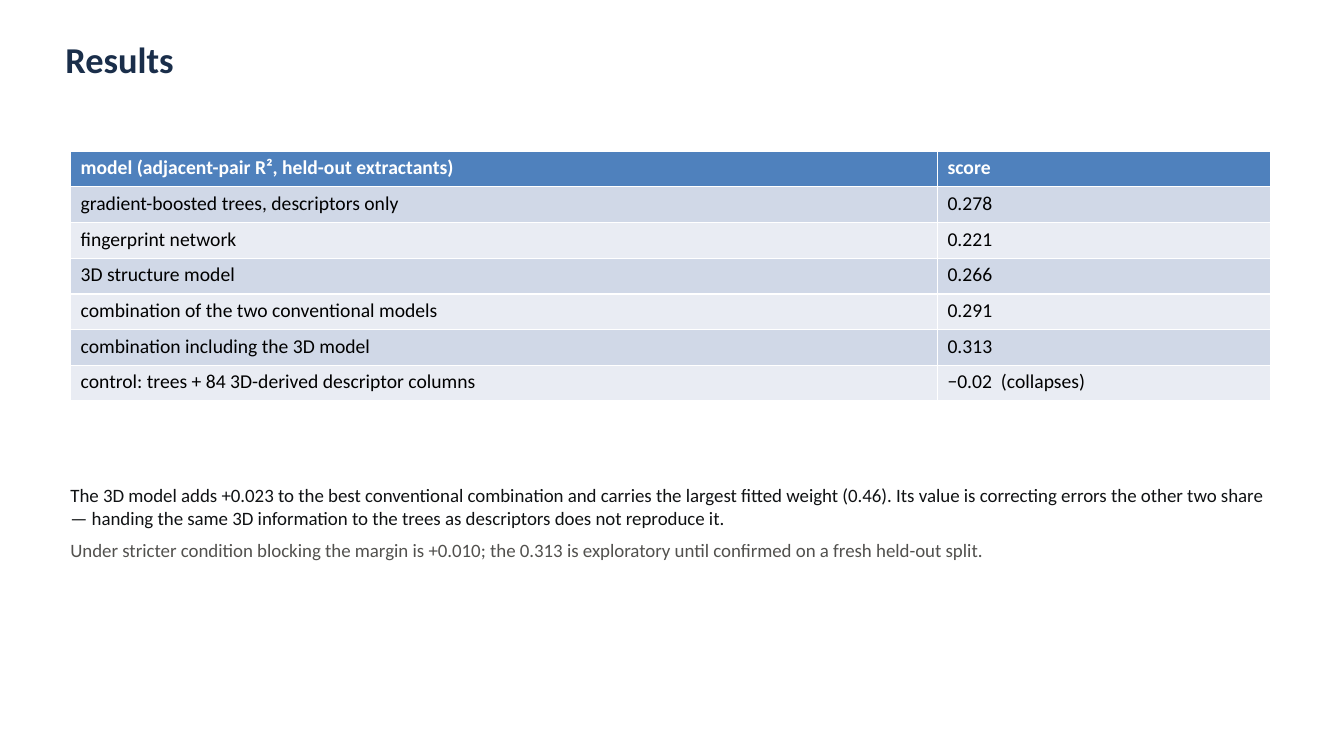
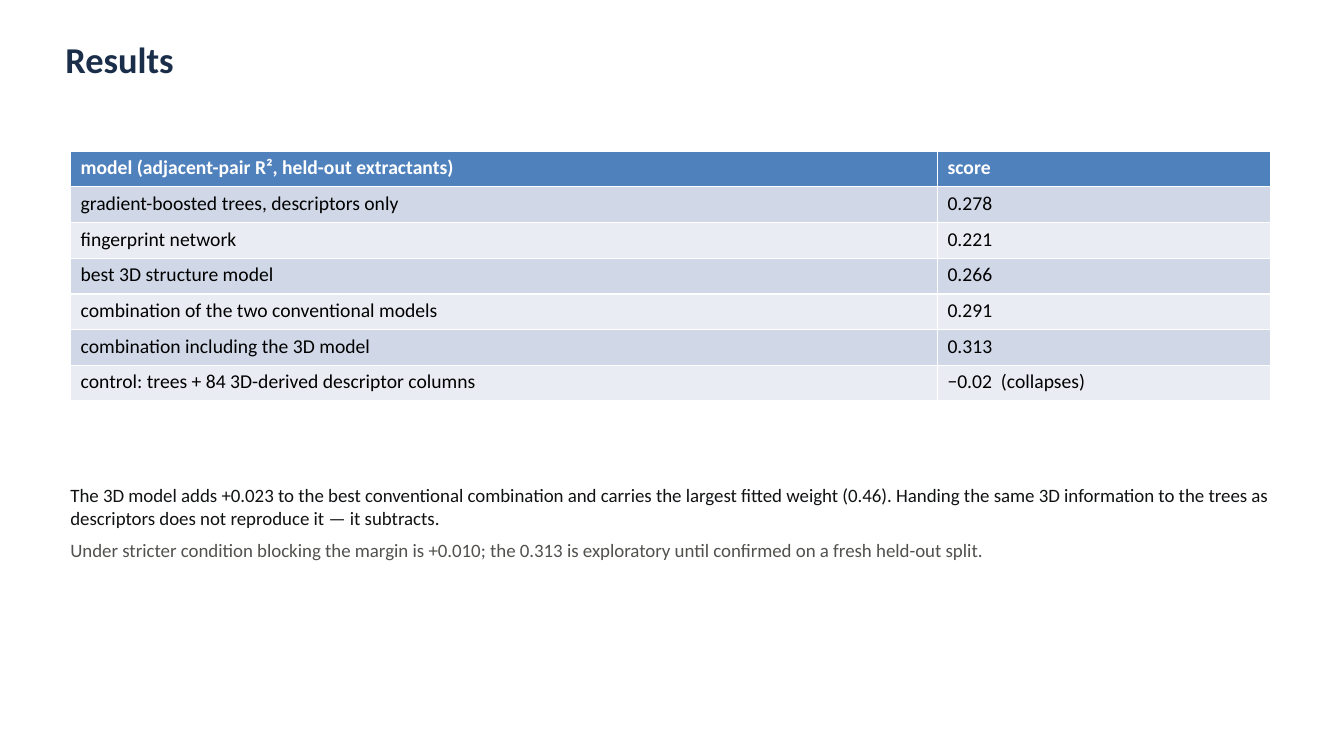
Before and after one commit to mironovb/lanthanidestrain, a slide deck: slide 8 of docs/vogiatzis_condensed_2026-08.pptx (slide 7 before the commit). Drawn at 1344x756 pixels with LibreOffice and Linux fonts; fonts in the diff are those of the drawing. Boxes give left, top, right and bottom in pixels: in the first picture for what was removed or moved away, otherwise in the second. Text is boxed around its words. In the diff, an @@ line names an element or a change of style, - is before the commit and + after.

```diff
--- a/docs/vogiatzis_condensed_2026-08.pptx
+++ b/docs/vogiatzis_condensed_2026-08.pptx
@@ table at (71, 151, 1270, 401) @@
-row 4, column 1: 3D structure model
+row 4, column 1: best 3D structure model
@@ text at (70, 488, 1267, 528): text changed @@
-The 3D model adds +0.023 to the best conventional combination and carries the largest fitted weight (0.46). Its value is correcting errors the other two share — handing the same 3D information to the trees as descriptors does not reproduce it.
+The 3D model adds +0.023 to the best conventional combination and carries the largest fitted weight (0.46). Handing the same 3D information to the trees as descriptors does not reproduce it — it subtracts.
```
Also in this commit, not shown: 9 other slides changed, 1 slide added.
